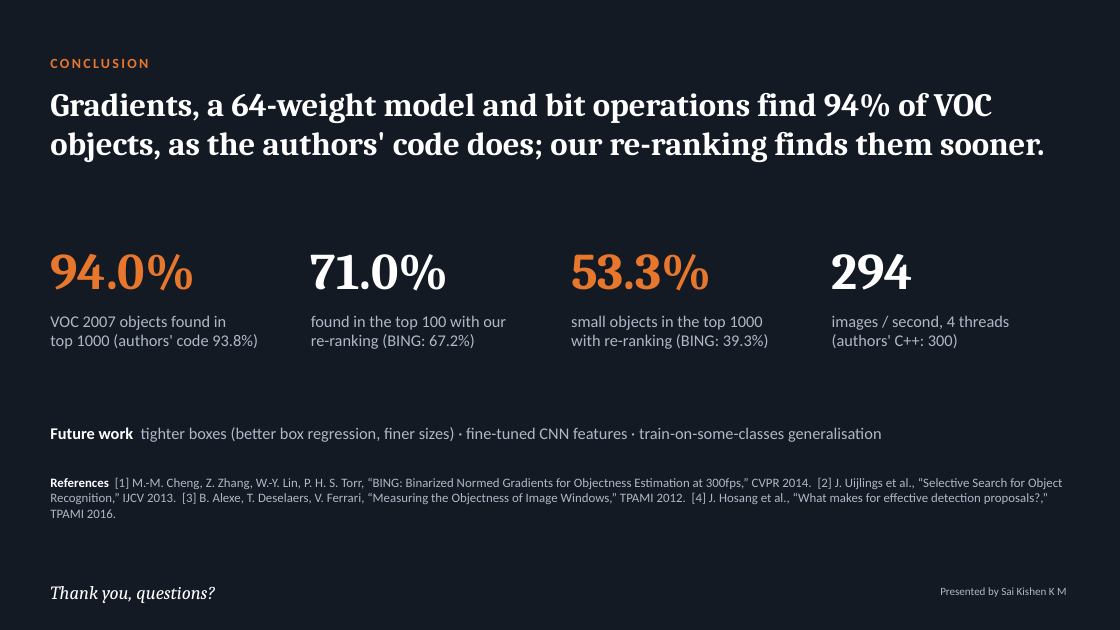
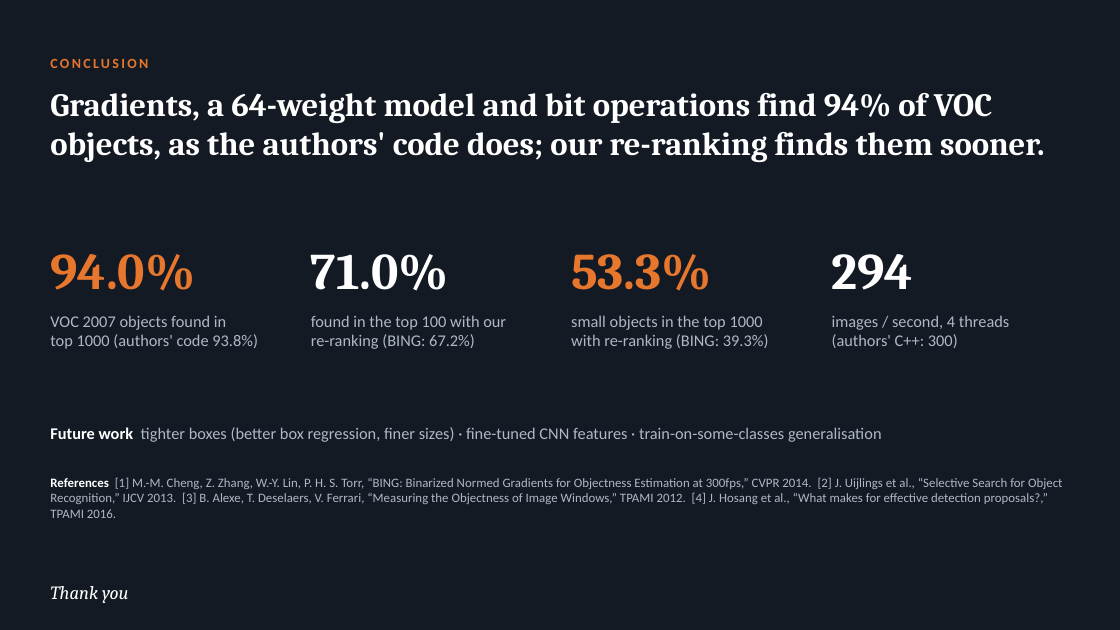
Before and after one commit to hari18305/cvprojectg10, a slide deck: slide 16 of presentation/BING_Objectness_Group10.pptx. Drawn at 1120x630 pixels with LibreOffice and Linux fonts; fonts in the diff are those of the drawing. Boxes give left, top, right and bottom in pixels: in the first picture for what was removed or moved away, otherwise in the second. Text is boxed around its words. In the diff, an @@ line names an element or a change of style, - is before the commit and + after.

Commit message:
Update slides

```diff
--- a/presentation/BING_Objectness_Group10.pptx
+++ b/presentation/BING_Objectness_Group10.pptx
@@ text at [50, 586, 128, 603]: text changed @@
-Thank you, questions?
+Thank you
@@ text removed at [940, 587, 1066, 597] @@
-Presented by Sai Kishen K M
```
Also in this commit, not shown: 14 other slides changed, 1 other file.
